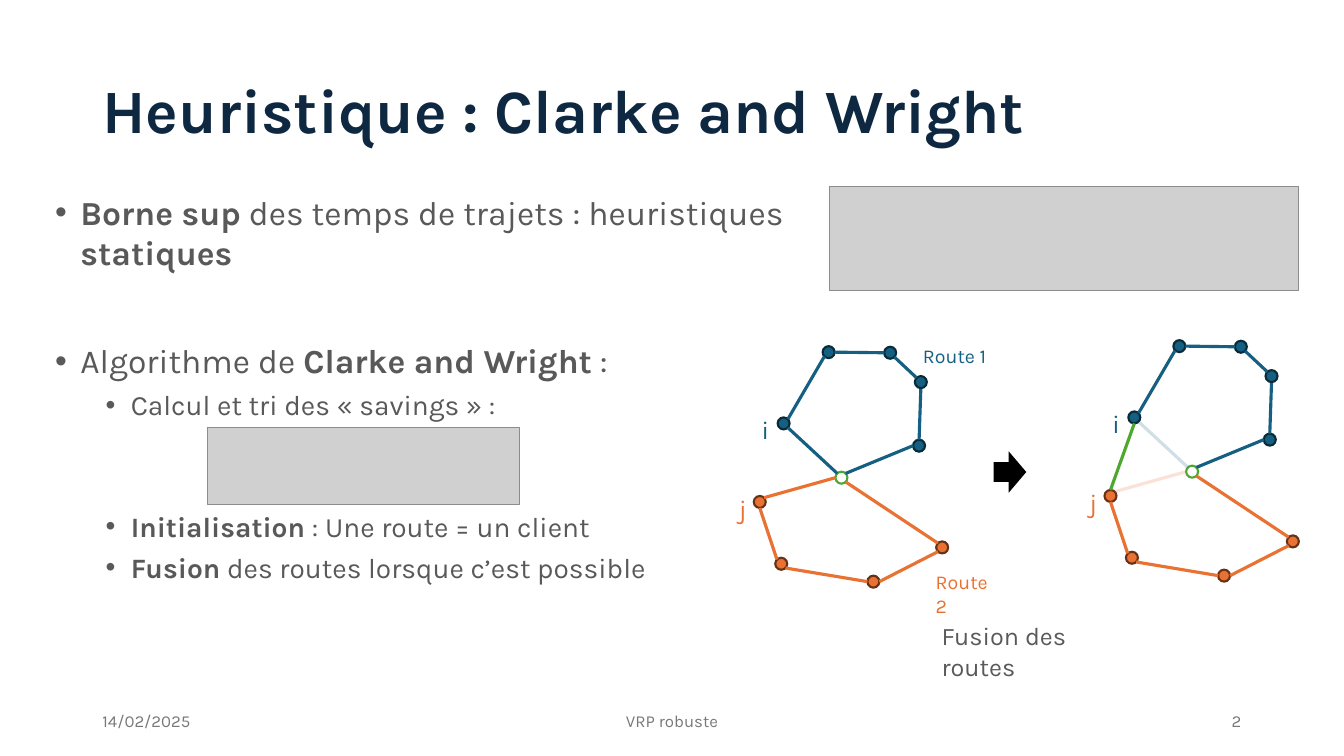
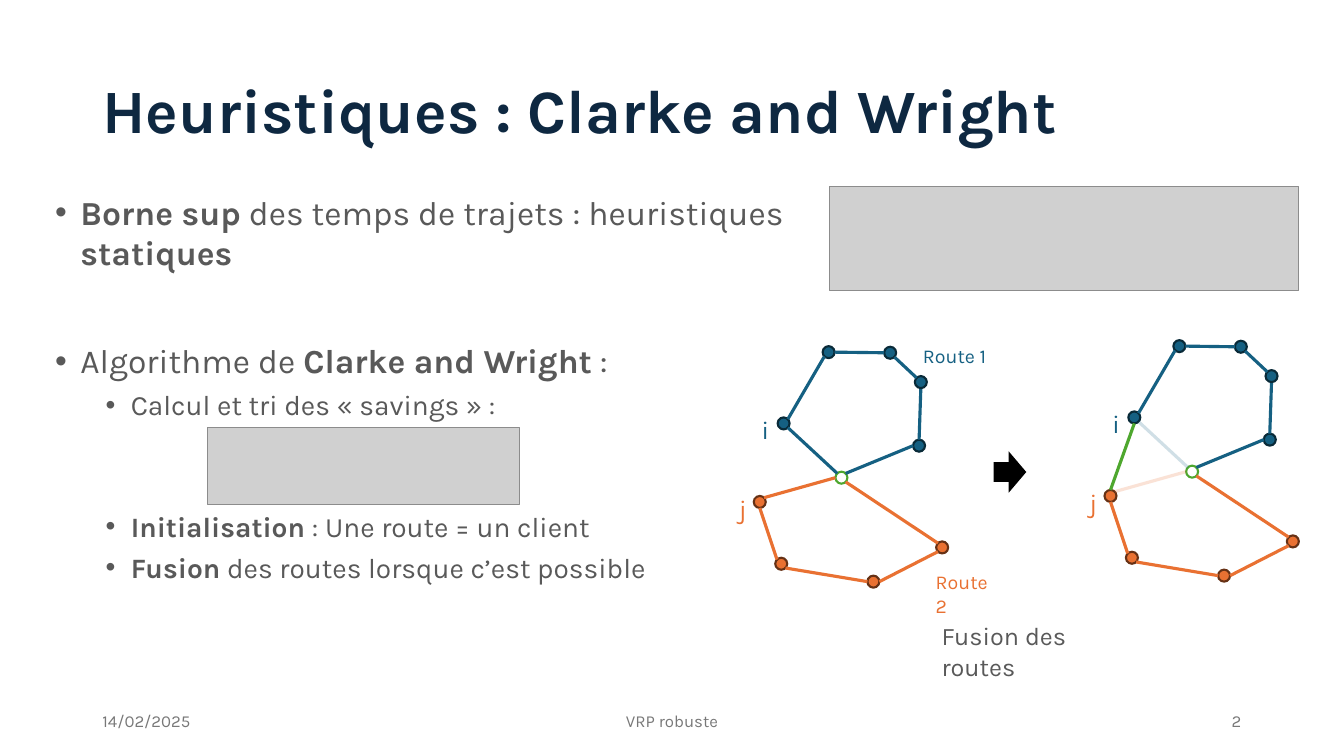
Before and after one commit to Darthkiller2Jr/projet_mpro, a slide deck: slide 2 of Présentation Projet.pptx. Drawn at 1344x756 pixels with LibreOffice and Linux fonts; fonts in the diff are those of the drawing; grey boxes stand for pictures. Boxes give left, top, right and bottom in pixels: in the first picture for what was removed or moved away, otherwise in the second. Text is boxed around its words. In the diff, an @@ line names an element or a change of style, - is before the commit and + after.

```diff
--- a/Présentation Projet.pptx
+++ b/Présentation Projet.pptx
@@ title at [102,89,1057,148]: text changed @@
-Heuristique : Clarke and Wright
+Heuristiques : Clarke and Wright
```
Also in this commit, not shown: 3 other slides changed.
